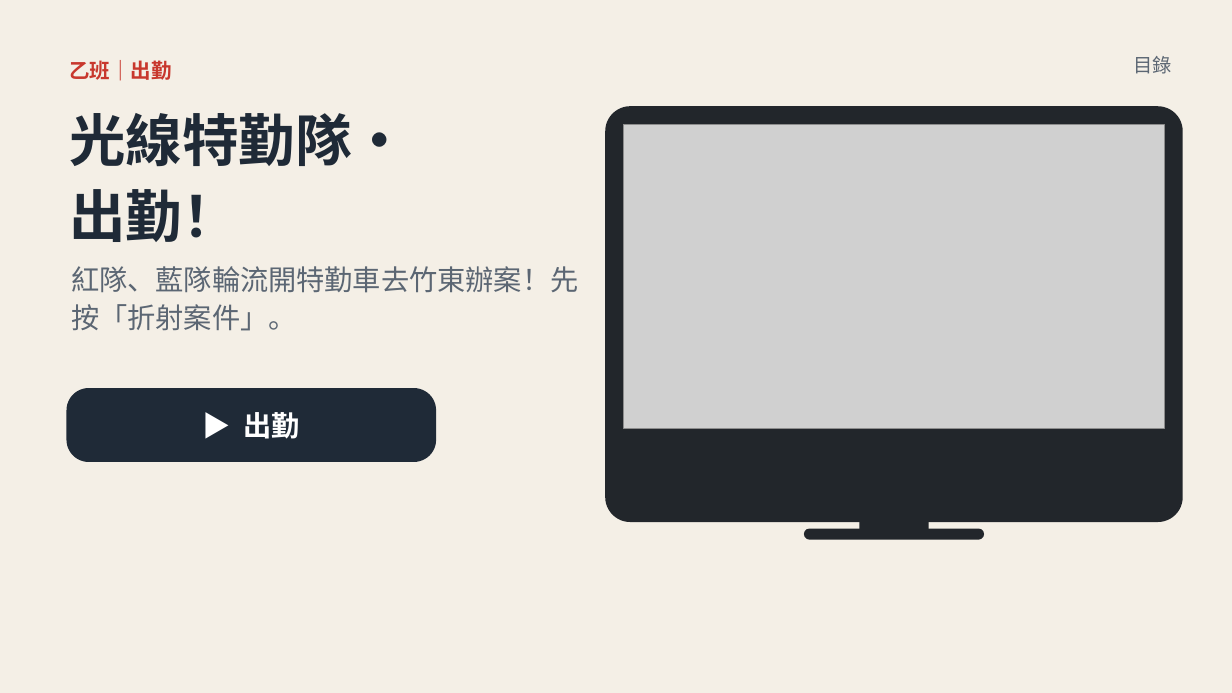
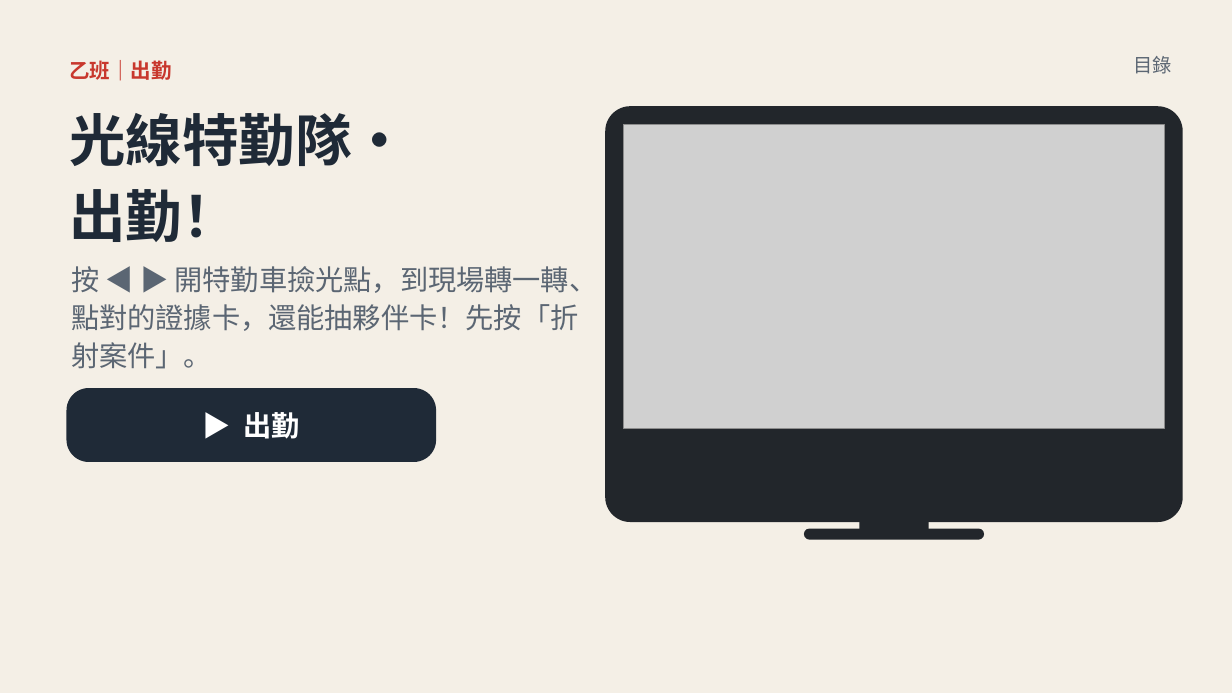
Before and after one commit to classtools1020/sports-results, a slide deck: slide 12 of f8f9fc3bd1/slides.pptx. Drawn at 1232x693 pixels with LibreOffice and Linux fonts; fonts in the diff are those of the drawing; grey boxes stand for pictures. Boxes give left, top, right and bottom in pixels: in the first picture for what was removed or moved away, otherwise in the second. Text is boxed around its words. In the diff, an @@ line names an element or a change of style, - is before the commit and + after.

```diff
--- a/f8f9fc3bd1/slides.pptx
+++ b/f8f9fc3bd1/slides.pptx
@@ text at (x1=71, y1=266, x2=598, y2=369): text changed @@
-紅隊、藍隊輪流開特勤車去竹東辦案！先按「折射案件」。
+按 ◀ ▶ 開特勤車撿光點，到現場轉一轉、點對的證據卡，還能抽夥伴卡！先按「折射案件」。
```
Also in this commit, not shown: 1 other slide changed, 2 other files.
